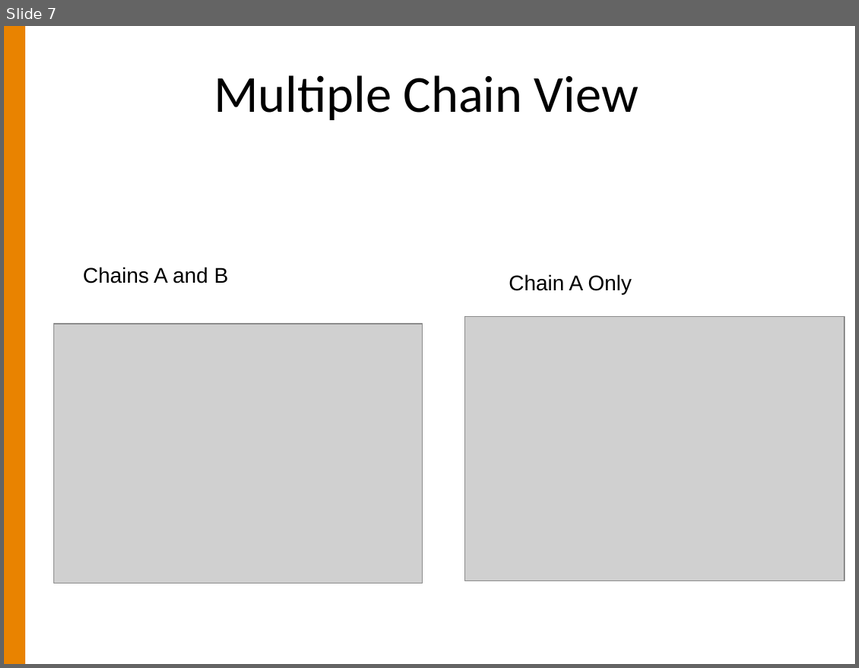
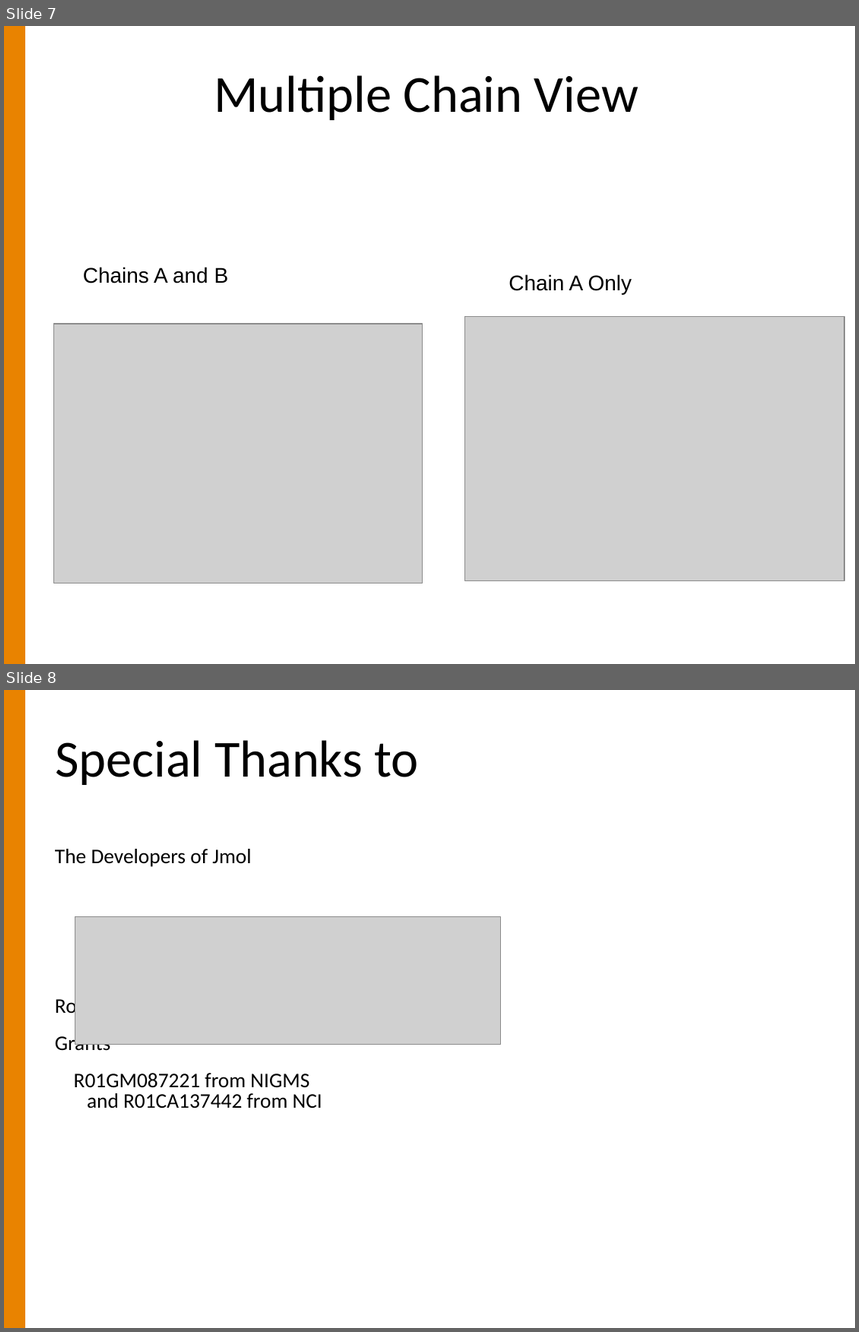
Before and after one commit to lordjoe/hydra-proteomics, a slide deck: jxtandem/Cascadia/2012/FlashTalk.ppt. Shown one above the other, each under a label of ours: slide 7 before the commit, slides 7 and 8 after it. The pictures are 859x668 and 859x1332 pixels, drawn with LibreOffice and Linux fonts; fonts in the diff are those of the drawing; grey boxes stand for pictures; background and template pictures are left out. Boxes give left, top, right and bottom in pixels: in the first picture for what was removed or moved away, otherwise in the second. Text is boxed around its words. In the diff, an @@ line names an element or a change of style, - is before the commit and + after.

```diff
--- a/jxtandem/Cascadia/2012/FlashTalk.ppt
+++ b/jxtandem/Cascadia/2012/FlashTalk.ppt
@@ slide 8 added at (x1=4, y1=690, x2=855, y2=1328), background #FFFFFF; not listed: 1 template element that a slide beside it also shows @@
@@ title added at (x1=55, y1=740, x2=419, y2=785), 44 pt, text #000000 @@
+Special Thanks to
@@ text added at (x1=55, y1=849, x2=322, y2=1109), 17.6 pt, text #000000 @@
+The Developers of Jmol
+Rob Moritz
+Grants
+R01GM087221 from NIGMS
+and R01CA137442 from NCI
@@ picture added at (x1=75, y1=917, x2=500, y2=1045) @@
```
Also in this commit, not shown: 5 other files.
